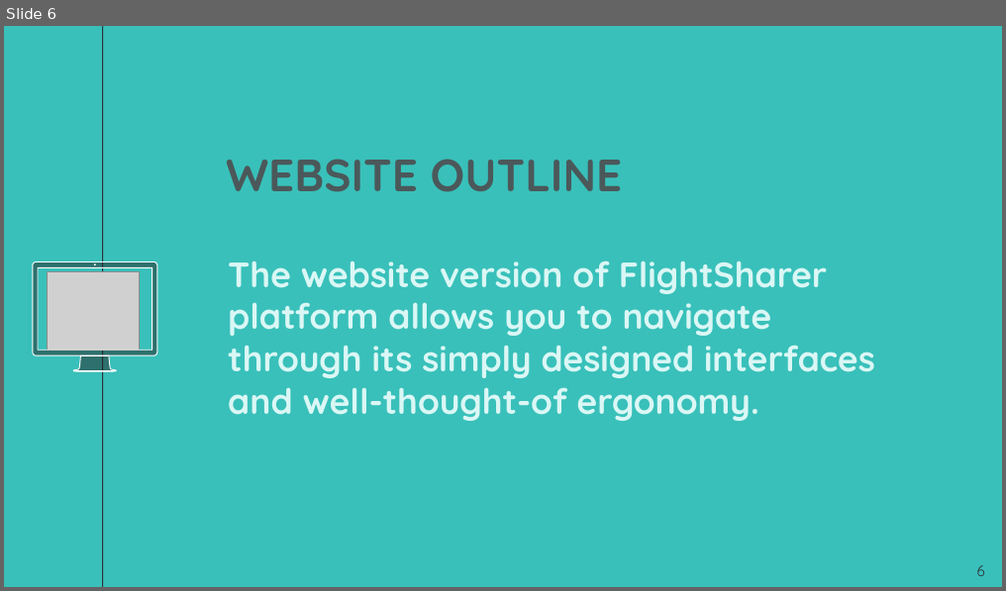
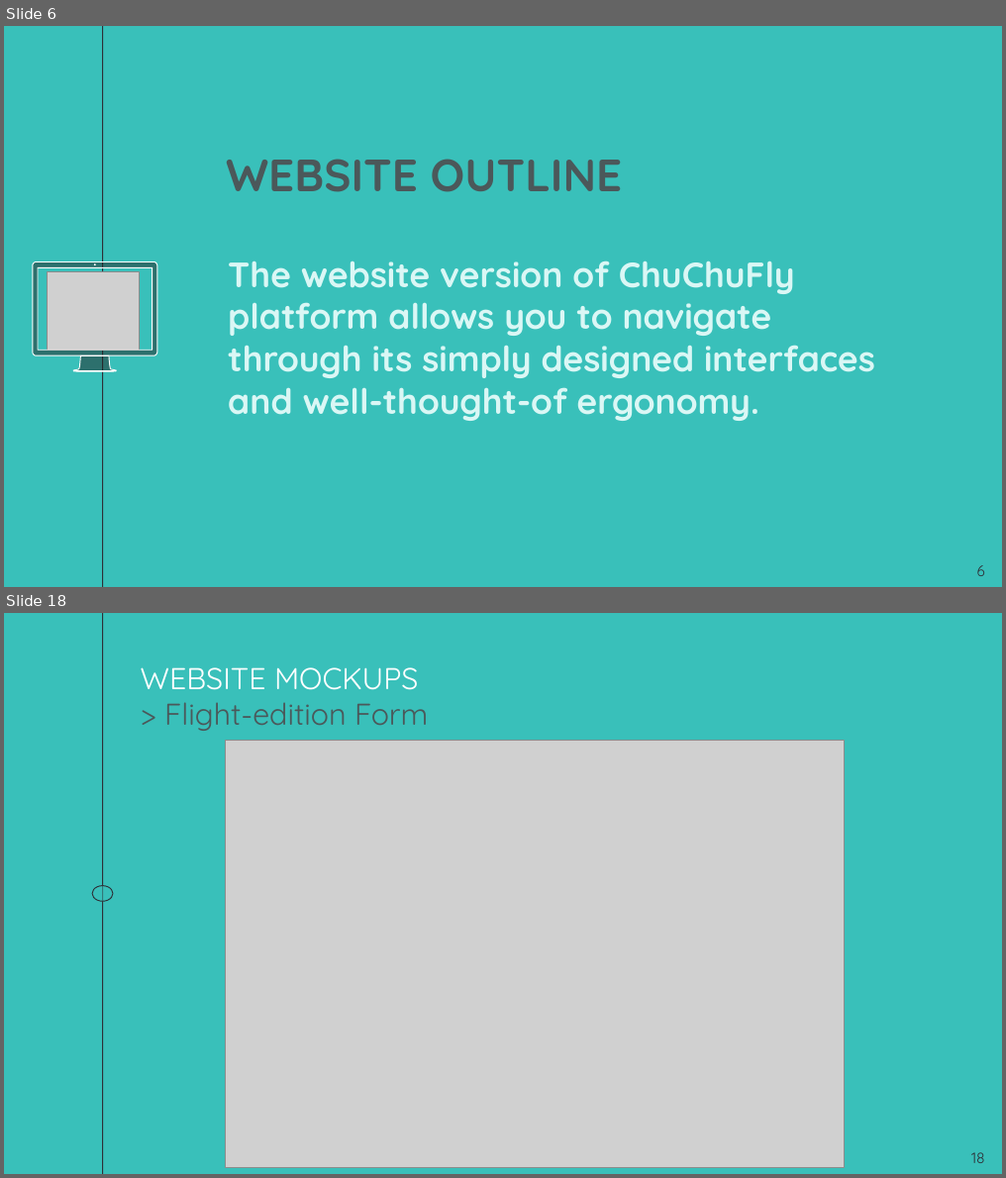
Before and after one commit to andressito/ProjetGLA2019, a slide deck: Projet/Rapport/TD4_GL_G1.odp. Shown one above the other, each under a label of ours: slide 6 before the commit, slides 6 and 18 after it; the slides between them are not shown. The pictures are 1006x591 and 1006x1178 pixels, drawn with LibreOffice and Linux fonts; fonts in the diff are those of the drawing; grey boxes stand for pictures. Boxes give left, top, right and bottom in pixels: in the first picture for what was removed or moved away, otherwise in the second. Text is boxed around its words. In the diff, an @@ line names an element or a change of style, - is before the commit and + after.

```diff
--- a/Projet/Rapport/TD4_GL_G1.odp
+++ b/Projet/Rapport/TD4_GL_G1.odp
@@ slide 18 added at (4, 613, 1002, 1174), background #39C0BA; not listed: 1 template element that a slide beside it also shows @@
@@ title added at (141, 667, 419, 690), 24 pt, text #FFFFFF @@
+WEBSITE MOCKUPS
@@ title added at (164, 702, 428, 731), 24 pt, text #4B585A @@
+> Flight-edition Form
@@ picture added at (225, 740, 845, 1168) @@
@@ ellipse added at (92, 885, 113, 901), fill #39C0BA at 50% opacity, outline #2E3037 0.74 pt @@
@@ page number added at (971, 1153, 985, 1163), 12 pt, text #2E3037 @@
+18
@@ slide 6 changed as well @@
@@ text at (228, 261, 875, 421): text changed @@
-The website version of FlightSharer platform allows you to navigate through its simply designed interfaces and well-thought-of ergonomy.
+The website version of ChuChuFly platform allows you to navigate through its simply designed interfaces and well-thought-of ergonomy.
```
Also in this commit, not shown: 2 other slides changed, 26 other slides added, 1 slide removed, 1 other file.
